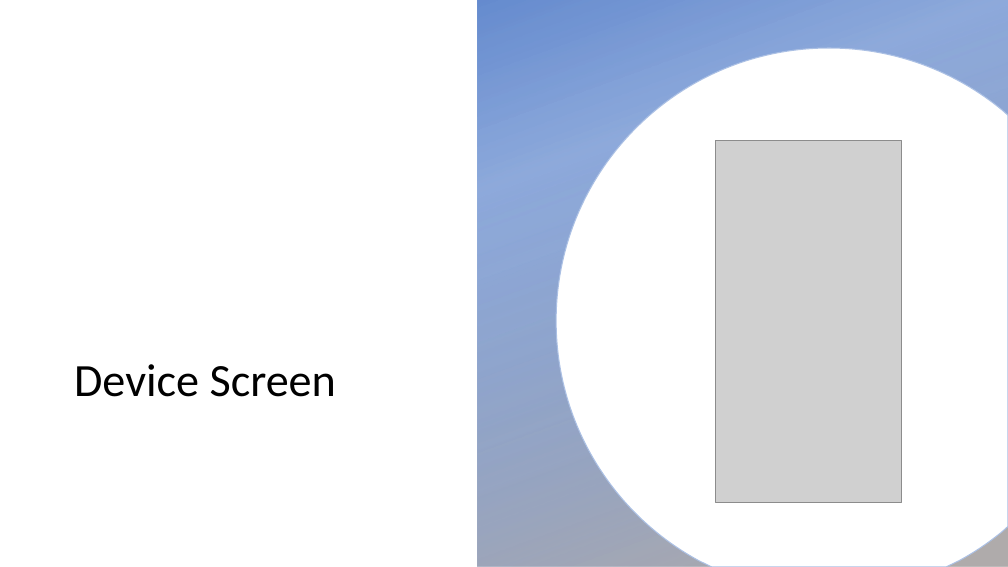
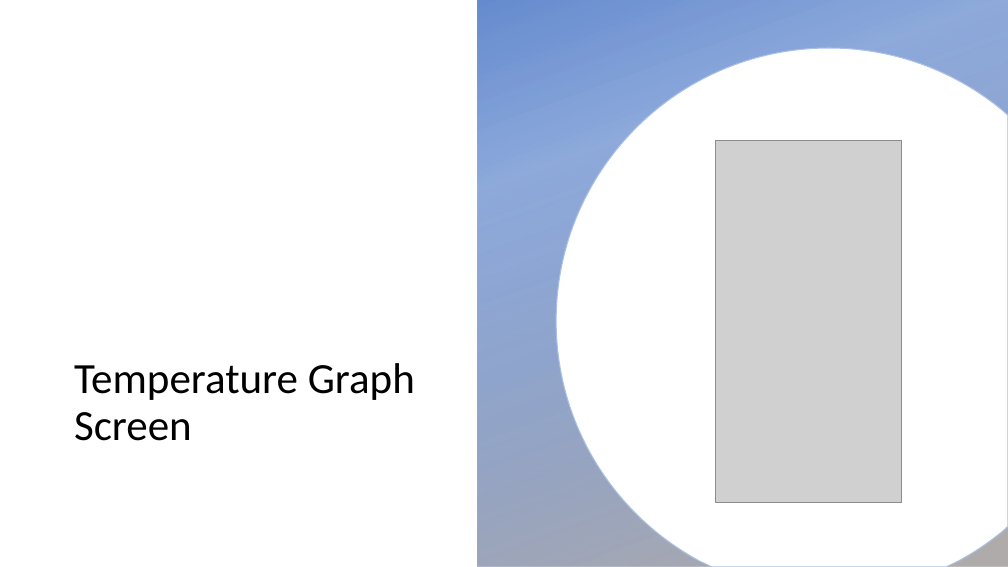
Before and after one commit to yjin910/Technonia_i_app, a slide deck: slide 4 of App_UI_design.pptx. Drawn at 1008x567 pixels with LibreOffice and Linux fonts; fonts in the diff are those of the drawing; grey boxes stand for pictures; background and template pictures are left out. Boxes give left, top, right and bottom in pixels: in the first picture for what was removed or moved away, otherwise in the second. Text is boxed around its words. In the diff, an @@ line names an element or a change of style, - is before the commit and + after.

```diff
--- a/App_UI_design.pptx
+++ b/App_UI_design.pptx
@@ title at (x1=74, y1=363, x2=415, y2=441): text changed; size 44 to 41 pt @@
-Device Screen
+Temperature Graph Screen
```
Also in this commit, not shown: 2 other slides changed, 6 slides added, 3 other files.
